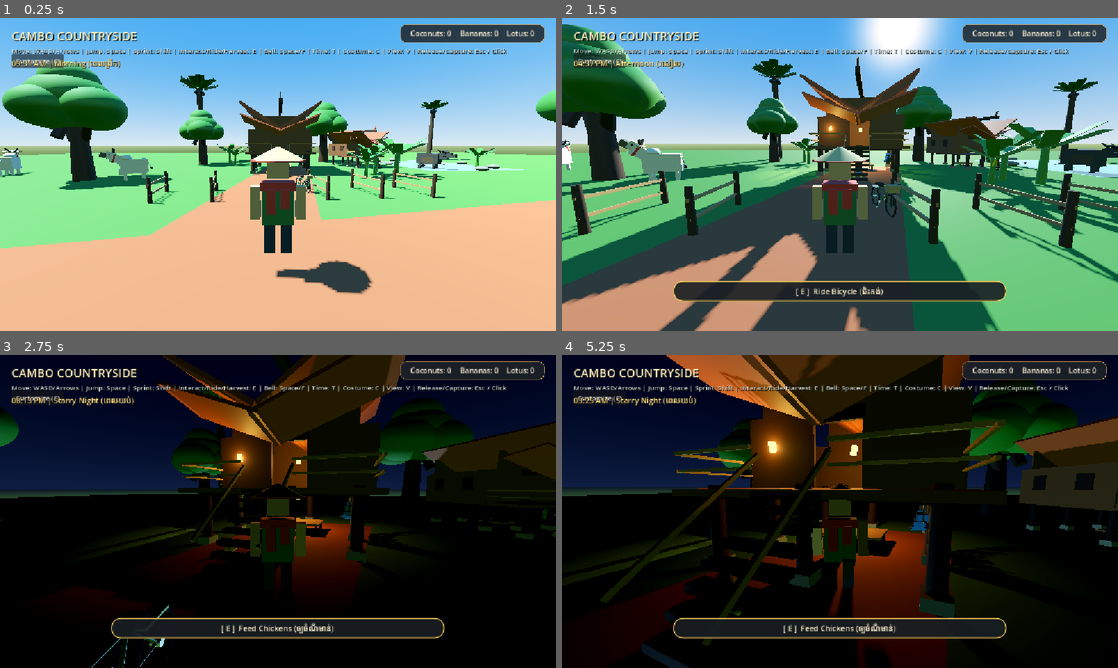
Above: before the commit, frames 1-4 (two rows, left to right).
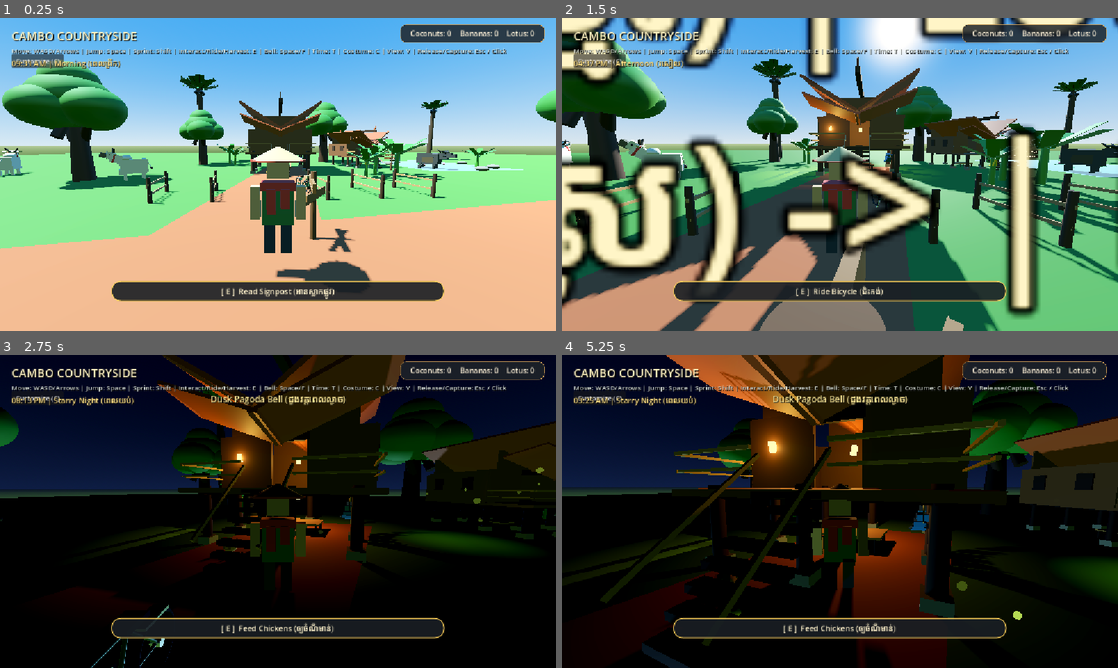
Above: after the commit, the same moments.

Repository: sreylinpo4-oss/cambo-countryside
Game: Godot game, scene res://Main.tscn
Two runs of this game, one before a commit and one after it. Both use one fixed random seed, a clock stepped at 60 frames per second and the inputs below.
Inputs (mouse positions are in pixels of both pictures, inside the frame that each line leads up to):
- Up to frame 1 (0.25 s): no input
- Up to frame 2 (1.5 s): tap Enter (ui_accept) at 0.5, 0.77, 1.07 s; move the mouse to (867, 174) at 0.52 s; hold Up (ui_up) from 0.53 s (still down); tap E at 0.6 s; click (867, 174) at 0.67 s; tap T at 0.8, 1.35 s; move the mouse to (812, 174) at 1.27 s; click (812, 174) at 1.42 s
- Up to frame 3 (2.75 s): keep holding Up (ui_up); tap Enter (ui_accept) at 1.52, 1.82 s; tap E at 1.55, 2.1 s; move the mouse to (289, 505) at 2.02 s; click (289, 505) at 2.17 s; tap T at 2.3 s
- Up to frame 4 (5.25 s): move the mouse to (834, 517) at 2.77 s; tap T at 2.85, 3.8 s; click (834, 517) at 2.92 s; tap Enter (ui_accept) at 3.02, 3.32, 3.77, 4.07 s; tap E at 3.05 s; move the mouse to (878, 514) at 3.52 s; tap C at 3.6, 4.25 s; click (878, 514) at 3.67 s; release Up (ui_up) at 4.25 s; drag from (673, 464) to (756, 433) at 4.27 s; move the mouse to (845, 511) at 5.02 s; hold Up (ui_up) from 5.03 s (still down); hold Space from 5.03 s (still down); click (845, 511) at 5.17 s

The runs differ from the first frame. In frame 1, 4.5% of the frame differs, in the area x 20-80%, y 42-91%; in frame 2, 26%, in the area x 0-100%, y 0-100%; in frame 3, 1.3%; in frame 4, 1.3%.
Error in both runs: Stack overflow. Check for infinite recursion in your script. (res://scripts/bicycle.gd:64)

Commit message:
Step 1: Add fireflies, kitchen hearth smoke FX, pagoda temple bell, and wooden crossroads signposts

Diff:
--- a/main.gd
+++ b/main.gd
@@ -8,6 +8,9 @@
 const CountrysideHammock = preload("res://scripts/hammock.gd")
 const CountrysideBicycle = preload("res://scripts/bicycle.gd")
 const HarvestableItem = preload("res://scripts/harvestable.gd")
+const CountrysideFireflies = preload("res://scripts/fireflies.gd")
+const CountrysideSmokeFX = preload("res://scripts/smoke_fx.gd")
+const CountrysideSignpost = preload("res://scripts/signpost.gd")
 
 # Cambo Countryside - Main World Controller
 var day_night: DayNightCycle
@@ -28,6 +31,9 @@
 	_spawn_water_buffaloes()
 	_spawn_chickens()
 	_spawn_harvestables()
+	_spawn_fireflies()
+	_spawn_smoke_fx()
+	_spawn_signposts()
 
 	# 4. Enhance HUD with Time Display & Key Guides
 	_setup_hud()
@@ -195,3 +201,105 @@
 	var material = StandardMaterial3D.new()
 	material.albedo_color = color
 	return material
+
+
+func _spawn_fireflies() -> void:
+	# Swarm 1: Lotus pond
+	var ff1 = CountrysideFireflies.new()
+	ff1.name = "Fireflies_Pond"
+	ff1.position = Vector3(-24.5, 0.3, -18.0)
+	ff1.radius = 7.5
+	ff1.firefly_count = 20
+	add_child(ff1)
+
+	# Swarm 2: East rice paddy
+	var ff2 = CountrysideFireflies.new()
+	ff2.name = "Fireflies_EastPaddy"
+	ff2.position = Vector3(26.0, 0.4, 10.0)
+	ff2.radius = 9.0
+	ff2.firefly_count = 22
+	add_child(ff2)
+
+	# Swarm 3: South rice paddy & shade trees
+	var ff3 = CountrysideFireflies.new()
+	ff3.name = "Fireflies_SouthPaddy"
+	ff3.position = Vector3(22.0, 0.4, -26.0)
+	ff3.radius = 8.5
+	ff3.firefly_count = 18
+	add_child(ff3)
+
+	# Swarm 4: Banana grove near stilt house
+	var ff4 = CountrysideFireflies.new()
+	ff4.name = "Fireflies_HouseGrove"
+	ff4.position = Vector3(-16.0, 0.4, -3.0)
+	ff4.radius = 6.0
+	ff4.firefly_count = 15
+	add_child(ff4)
+
+
+func _spawn_smoke_fx() -> void:
+	# Clay stove cooking hearth near the stilt house
+	var hearth = Node3D.new()
+	hearth.name = "VillageCookingHearth"
+	hearth.position = Vector3(-21.8, 0.05, 8.2)
+	add_child(hearth)
+
+	# Clay stove base mesh
+	var stove_mesh := CylinderMesh.new()
+	stove_mesh.top_radius = 0.32
+	stove_mesh.bottom_radius = 0.36
+	stove_mesh.height = 0.42
+	var stove_inst := MeshInstance3D.new()
+	stove_inst.mesh = stove_mesh
+	stove_inst.position.y = 0.21
+	var stove_mat := StandardMaterial3D.new()
+	stove_mat.albedo_color = Color(0.68, 0.42, 0.28) # Terracotta clay
+	stove_mat.roughness = 0.92
+	stove_inst.material_override = stove_mat
+	hearth.add_child(stove_inst)
+
+	# Clay cooking pot on top
+	var pot_mesh := CylinderMesh.new()
+	pot_mesh.top_radius = 0.26
+	pot_mesh.bottom_radius = 0.22
+	pot_mesh.height = 0.28
+	var pot_inst := MeshInstance3D.new()
+	pot_inst.mesh = pot_mesh
+	pot_inst.position.y = 0.52
+	var pot_mat := StandardMaterial3D.new()
+	pot_mat.albedo_color = Color(0.22, 0.20, 0.18) # Soot blackened clay pot
+	pot_inst.material_override = pot_mat
+	hearth.add_child(pot_inst)
+
+	# Smoke FX rising from the pot
+	var smoke = CountrysideSmokeFX.new()
+	smoke.position = Vector3(0, 0.65, 0)
+	hearth.add_child(smoke)
+
+
+func _spawn_signposts() -> void:
+	# Signpost 1: Crossroads where main dirt road branches toward the house
+	var sign1 = CountrysideSignpost.new()
+	sign1.name = "Signpost_MainFork"
+	sign1.position = Vector3(-1.6, 0.0, 5.8)
+	sign1.rotation_degrees.y = -20.0
+	sign1.sign_title = "Village Crossroads"
+	sign1.sign_khmer = "ផ្លូវបំបែកភូមិ"
+	sign1.sign_directions = [
+		"<- Stilt House (ផ្ទះខ្មែរ) | Lotus Pond (បឹងឈូក)",
+		"Rice Fields (វាលស្រែ) -> | Pasture (វាលស្មៅ)"
+	]
+	add_child(sign1)
+
+	# Signpost 2: Near trail fork to Sacred Lotus Pond & Granary
+	var sign2 = CountrysideSignpost.new()
+	sign2.name = "Signpost_PondTrail"
+	sign2.position = Vector3(-18.5, 0.0, -8.0)
+	sign2.rotation_degrees.y = 65.0
+	sign2.sign_title = "Pond & Granary Trail"
+	sign2.sign_khmer = "ផ្លូវទៅបឹងឈូក និង ជង្រុកស្រូវ"
+	sign2.sign_directions = [
+		"<- Sacred Lotus Pond (បឹងឈូក)",
+		"Rice Granary (ជង្រុកស្រូវ) ->"
+	]
+	add_child(sign2)
--- a/scripts/audio_synth.gd
+++ b/scripts/audio_synth.gd
@@ -24,6 +24,7 @@
 	sound_cache["splash"] = _synth_splash()
 	sound_cache["ambient_day"] = _synth_ambient_day()
 	sound_cache["ambient_night"] = _synth_ambient_night()
+	sound_cache["pagoda_bell"] = _synth_pagoda_bell()
 
 	# Create pool of AudioStreamPlayers
 	for i in range(8):
@@ -378,3 +379,32 @@
 	var wav = _build_wav(total_samples, true)
 	wav.data = data
 	return wav
+
+
+static func _synth_pagoda_bell() -> AudioStreamWAV:
+	# Deep, resonant bronze temple bell with rich harmonic decay
+	var duration = 4.0
+	var total_samples = int(MIX_RATE * duration)
+	var data = PackedByteArray()
+	data.resize(total_samples * 2)
+
+	for i in range(total_samples):
+		var t = float(i) / MIX_RATE
+		var env = exp(-t * 0.95)
+		# Fundamental F3 (174.6Hz), octaves and non-harmonic bell partials
+		var val = (
+			sin(2.0 * PI * 174.6 * t) * 0.50 +
+			sin(2.0 * PI * 349.2 * t) * 0.28 +
+			sin(2.0 * PI * 524.0 * t) * 0.16 +
+			sin(2.0 * PI * 873.0 * t) * 0.10 +
+			sin(2.0 * PI * 1222.0 * t) * 0.05
+		) * env
+		val = clampf(val * 0.52, -1.0, 1.0)
+		var ival = clampi(int(val * 32000.0), -32768, 32767)
+		var uval = ival if ival >= 0 else ival + 65536
+		data[i * 2] = uval & 0xFF
+		data[i * 2 + 1] = (uval >> 8) & 0xFF
+
+	var wav = _build_wav(total_samples)
+	wav.data = data
+	return wav
--- a/scripts/day_night_cycle.gd
+++ b/scripts/day_night_cycle.gd
@@ -35,16 +35,56 @@
 
 func _process(delta: float) -> void:
 	if not is_paused:
+		var old_h = time_of_day
 		time_of_day += day_speed * delta
 		if time_of_day >= 24.0:
 			time_of_day -= 24.0
+		_check_pagoda_bell(old_h, time_of_day)
 
 	_update_lighting(delta)
 
 
 func advance_time(hours: float = 4.0) -> void:
+	var old_h = time_of_day
 	time_of_day = fmod(time_of_day + hours, 24.0)
+	_check_pagoda_bell(old_h, time_of_day)
 	_update_lighting(0.0)
+
+
+func _check_pagoda_bell(old_hour: float, new_hour: float) -> void:
+	# Check crossing 6.0 AM (Dawn)
+	if (old_hour < 6.0 and new_hour >= 6.0) or (old_hour > 20.0 and new_hour >= 6.0 and new_hour < 7.0):
+		_ring_pagoda_bell("Dawn Pagoda Bell (ជួងវត្តពេលព្រឹក)")
+	# Check crossing 18.0 (6:00 PM Dusk)
+	elif (old_hour < 18.0 and new_hour >= 18.0):
+		_ring_pagoda_bell("Dusk Pagoda Bell (ជួងវត្តពេលល្ងាច)")
+
+
+func _ring_pagoda_bell(title: String) -> void:
+	AudioSynth.play("pagoda_bell", 2.0, 1.0)
+	var parent_world = get_parent()
+	if parent_world:
+		var hud = parent_world.get_node_or_null("HUD")
+		if hud:
+			var banner = Label.new()
+			banner.text = title
+			banner.horizontal_alignment = HORIZONTAL_ALIGNMENT_CENTER
+			banner.add_theme_font_size_override("font_size", 18)
+			banner.add_theme_color_override("font_color", Color(1.0, 0.92, 0.6))
+			banner.add_theme_color_override("font_shadow_color", Color(0, 0, 0, 0.8))
+			banner.add_theme_constant_override("shadow_offset_x", 1)
+			banner.add_theme_constant_override("shadow_offset_y", 1)
+			banner.mouse_filter = Control.MOUSE_FILTER_IGNORE
+			banner.set_anchors_preset(Control.PRESET_CENTER_TOP)
+			banner.anchor_left = 0.3
+			banner.anchor_right = 0.7
+			banner.anchor_top = 0.12
+			hud.add_child(banner)
+
+			var tw = hud.create_tween()
+			tw.tween_interval(3.5)
+			tw.tween_property(banner, "modulate:a", 0.0, 1.2)
+			tw.tween_callback(banner.queue_free)
 
 
 func get_time_string() -> String:
--- /dev/null
+++ b/scripts/fireflies.gd
@@ -0,0 +1,111 @@
+extends Node3D
+class_name CountrysideFireflies
+
+@export var firefly_count: int = 18
+@export var radius: float = 8.0
+@export var height_range: float = 2.2
+
+class FireflyData:
+	var mesh_inst: MeshInstance3D
+	var base_pos: Vector3
+	var offset_seed: float
+	var speed: float
+	var light: OmniLight3D = null
+
+var fireflies: Array[FireflyData] = []
+var day_night_ref: Node = null
+var current_alpha: float = 0.0
+
+func _ready() -> void:
+	_create_fireflies()
+	# Locate DayNightCycle if present
+	var root = get_tree().current_scene
+	if root and root.has_node("DayNightController"):
+		day_night_ref = root.get_node("DayNightController")
+
+
+func _create_fireflies() -> void:
+	# Shared glowing material
+	var mat := StandardMaterial3D.new()
+	mat.shading_mode = BaseMaterial3D.SHADING_MODE_UNSHADED
+	mat.albedo_color = Color(0.75, 0.98, 0.35, 0.0) # Start transparent
+	mat.transparency = BaseMaterial3D.TRANSPARENCY_ALPHA
+	mat.emission_enabled = true
+	mat.emission = Color(0.8, 1.0, 0.3)
+	mat.emission_energy_multiplier = 3.5
+
+	var sphere := SphereMesh.new()
+	sphere.radius = 0.045
+	sphere.height = 0.09
+	sphere.radial_segments = 6
+	sphere.rings = 4
+
+	for i in range(firefly_count):
+		var fd = FireflyData.new()
+		var inst = MeshInstance3D.new()
+		inst.mesh = sphere
+		# Unique material duplicate for independent pulsing
+		var m_dup = mat.duplicate() as StandardMaterial3D
+		inst.material_override = m_dup
+
+		var angle = randf() * TAU
+		var dist = randf_range(1.0, radius)
+		fd.base_pos = Vector3(cos(angle) * dist, randf_range(0.4, height_range), sin(angle) * dist)
+		fd.offset_seed = randf() * 100.0
+		fd.speed = randf_range(0.6, 1.3)
+		inst.position = fd.base_pos
+		add_child(inst)
+		fd.mesh_inst = inst
+
+		# Add subtle soft light for 2 fireflies in each swarm for ambient night illumination
+		if i < 2:
+			var light = OmniLight3D.new()
+			light.light_color = Color(0.85, 1.0, 0.4)
+			light.light_energy = 0.0
+			light.omni_range = 3.5
+			inst.add_child(light)
+			fd.light = light
+
+		fireflies.append(fd)
+
+
+func _process(delta: float) -> void:
+	# Determine target visibility based on time of day
+	var target_alpha = 0.0
+	if day_night_ref and "time_of_day" in day_night_ref:
+		var t = day_night_ref.time_of_day
+		# Visible from 17.5h (dusk) to 5.5h (early dawn)
+		if t >= 17.5 or t < 5.5:
+			if t >= 17.5 and t < 19.5:
+				target_alpha = (t - 17.5) / 2.0
+			elif t >= 4.5 and t < 5.5:
+				target_alpha = 1.0 - (t - 4.5)
+			else:
+				target_alpha = 1.0
+	else:
+		# Fallback if no day/night controller
+		target_alpha = 0.85
+
+	current_alpha = move_toward(current_alpha, target_alpha, delta * 0.8)
+	if current_alpha <= 0.001:
+		visible = false
+		return
+	visible = true
+
+	var time_sec = Time.get_ticks_msec() * 0.001
+	for fd in fireflies:
+		var t = time_sec * fd.speed + fd.offset_seed
+		# Organic 3D figure-8 and drifting trajectory
+		var new_x = fd.base_pos.x + sin(t * 0.8) * 1.2 + cos(t * 0.3) * 0.6
+		var new_y = fd.base_pos.y + sin(t * 1.4) * 0.45 + cos(t * 0.5) * 0.2
+		var new_z = fd.base_pos.z + cos(t * 0.7) * 1.2 + sin(t * 0.4) * 0.6
+		fd.mesh_inst.position = Vector3(new_x, maxf(new_y, 0.2), new_z)
+
+		# Pulsing glow effect
+		var pulse = (sin(t * 3.5) * 0.5 + 0.5) * current_alpha
+		var mat = fd.mesh_inst.material_override as StandardMaterial3D
+		if mat:
+			mat.albedo_color.a = pulse * 0.95
+			mat.emission_energy_multiplier = 1.5 + pulse * 4.0
+		if fd.light:
+			fd.light.light_energy = pulse * 0.8
--- /dev/null
+++ b/scripts/signpost.gd
@@ -0,0 +1,88 @@
+extends StaticBody3D
+class_name CountrysideSignpost
+
+@export var sign_title: String = "Village Crossroads"
+@export var sign_khmer: String = "ផ្លូវបំបែកភូមិ"
+@export var sign_directions: Array = [
+	"<- Stilt House (ផ្ទះខ្មែរ) | Lotus Pond (បឹងឈូក)",
+	"Rice Paddies (វាលស្រែ) -> | Pasture (វាលស្មៅ)"
+]
+
+var is_interactable: bool = true
+var interact_prompt: String = "Read Signpost (អានស្លាកផ្លូវ)"
+
+func _ready() -> void:
+	add_to_group("interactables")
+	_build_signpost_mesh()
+
+
+func _build_signpost_mesh() -> void:
+	# 1. Main vertical wooden post
+	var post := MeshInstance3D.new()
+	var post_mesh := CylinderMesh.new()
+	post_mesh.top_radius = 0.08
+	post_mesh.bottom_radius = 0.09
+	post_mesh.height = 2.1
+	post.mesh = post_mesh
+	post.position = Vector3(0, 1.05, 0)
+
+	var mat_wood := StandardMaterial3D.new()
+	mat_wood.albedo_color = Color(0.38, 0.25, 0.16)
+	mat_wood.roughness = 0.88
+	post.material_override = mat_wood
+	add_child(post)
+
+	# 2. Collision Shape
+	var col := CollisionShape3D.new()
+	var col_shape := CylinderShape3D.new()
+	col_shape.height = 2.1
+	col_shape.radius = 0.25
+	col.shape = col_shape
+	col.position = Vector3(0, 1.05, 0)
+	add_child(col)
+
+	# 3. Wooden Direction Boards
+	var plank_mat := StandardMaterial3D.new()
+	plank_mat.albedo_color = Color(0.55, 0.38, 0.24)
+	plank_mat.roughness = 0.82
+
+	for i in range(sign_directions.size()):
+		var board := MeshInstance3D.new()
+		var board_mesh := BoxMesh.new()
+		board_mesh.size = Vector3(1.6, 0.26, 0.07)
+		board.mesh = board_mesh
+		var y_pos = 1.75 - i * 0.35
+		board.position = Vector3(0, y_pos, 0.06 * (1 if i % 2 == 0 else -1))
+		board.rotation_degrees.y = 10.0 if i % 2 == 0 else -15.0
+		board.material_override = plank_mat
+		add_child(board)
+
+		# 3D Text on board
+		var label := Label3D.new()
+		label.text = sign_directions[i]
+		label.font_size = 20
+		label.outline_size = 4
+		label.modulate = Color(1.0, 0.95, 0.8)
+		label.position = Vector3(0, 0, 0.045)
+		board.add_child(label)
+
+
+func interact(player: Node) -> void:
+	AudioSynth.play("pickup", -4.0, 0.85)
+
+	# Show floating banner for 3.5 seconds
+	var banner = Label3D.new()
+	var lines_str = "\n".join(sign_directions)
+	banner.text = sign_title + " (" + sign_khmer + ")\n" + lines_str
+	banner.font_size = 32
+	banner.outline_size = 6
+	banner.outline_modulate = Color(0, 0, 0, 0.9)
+	banner.modulate = Color(1.0, 0.92, 0.65)
+	banner.billboard = BaseMaterial3D.BILLBOARD_ENABLED
+	banner.position = global_position + Vector3(0, 2.5, 0)
+	get_parent().add_child(banner)
+
+	var tw = create_tween()
+	tw.tween_interval(3.0)
+	tw.tween_property(banner, "modulate:a", 0.0, 1.0)
+	tw.tween_callback(banner.queue_free)
--- /dev/null
+++ b/scripts/smoke_fx.gd
@@ -0,0 +1,95 @@
+extends Node3D
+class_name CountrysideSmokeFX
+
+# Soft rising smoke particles for traditional countryside hearth
+@export var max_puffs: int = 14
+@export var spawn_rate: float = 0.35 # seconds between puffs
+
+class SmokePuff:
+	var mesh_inst: MeshInstance3D
+	var age: float = 0.0
+	var lifetime: float = 3.8
+	var velocity: Vector3 = Vector3.ZERO
+	var active: bool = false
+	var initial_scale: float = 0.22
+
+var puffs: Array[SmokePuff] = []
+var spawn_timer: float = 0.0
+var smoke_mat: StandardMaterial3D
+
+func _ready() -> void:
+	smoke_mat = StandardMaterial3D.new()
+	smoke_mat.shading_mode = BaseMaterial3D.SHADING_MODE_PER_PIXEL
+	smoke_mat.albedo_color = Color(0.85, 0.83, 0.80, 0.35)
+	smoke_mat.transparency = BaseMaterial3D.TRANSPARENCY_ALPHA
+	smoke_mat.roughness = 0.95
+
+	var sphere := SphereMesh.new()
+	sphere.radius = 0.28
+	sphere.height = 0.56
+	sphere.radial_segments = 7
+	sphere.rings = 5
+
+	for i in range(max_puffs):
+		var puff = SmokePuff.new()
+		var inst = MeshInstance3D.new()
+		inst.mesh = sphere
+		inst.material_override = smoke_mat.duplicate()
+		inst.visible = false
+		add_child(inst)
+		puff.mesh_inst = inst
+		puffs.append(puff)
+
+
+func _process(delta: float) -> void:
+	spawn_timer += delta
+	if spawn_timer >= spawn_rate:
+		spawn_timer = 0.0
+		_spawn_puff()
+
+	for puff in puffs:
+		if not puff.active:
+			continue
+		puff.age += delta
+		if puff.age >= puff.lifetime:
+			puff.active = false
+			puff.mesh_inst.visible = false
+			continue
+
+		var progress = puff.age / puff.lifetime
+		# Rise and drift sideways softly
+		puff.mesh_inst.position += puff.velocity * delta
+		# Add gentle wind turbulence
+		puff.mesh_inst.position.x += sin(puff.age * 2.0) * 0.12 * delta
+
+		# Expand as smoke cools and disperses
+		var cur_scale = puff.initial_scale + progress * 1.6
+		puff.mesh_inst.scale = Vector3.ONE * cur_scale
+
+		# Fade out smoothly
+		var mat = puff.mesh_inst.material_override as StandardMaterial3D
+		if mat:
+			var alpha_envelope = sin(progress * PI) * 0.32
+			mat.albedo_color.a = alpha_envelope
+
+
+func _spawn_puff() -> void:
+	for puff in puffs:
+		if not puff.active:
+			puff.active = true
+			puff.age = 0.0
+			puff.lifetime = randf_range(3.2, 4.4)
+			puff.mesh_inst.position = Vector3(
+				randf_range(-0.15, 0.15),
+				0.0,
+				randf_range(-0.15, 0.15)
+			)
+			puff.initial_scale = randf_range(0.2, 0.3)
+			puff.mesh_inst.scale = Vector3.ONE * puff.initial_scale
+			puff.velocity = Vector3(
+				randf_range(0.1, 0.35),   # gentle east wind drift
+				randf_range(0.65, 0.95),  # rising heat
+				randf_range(-0.15, 0.15)
+			)
+			puff.mesh_inst.visible = true
+			break
